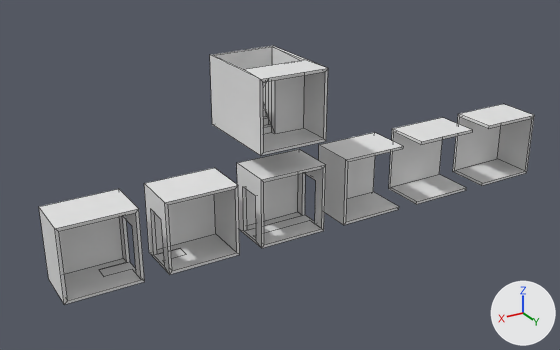
The FBX model Assets/Meshes/Rooms.fbx: old version first, new version second.
The view is the same before and after, from a 50 mm camera at (15.02, 24.95, 18.99) aimed at (-0.63, -1.13, 5.95). Every picture has the same lights, and +X, +Y and +Z are marked at lower right. Mesh edges are drawn as thin lines. Where no turn or scale is listed for an object, it has been applied to the vertices.

In view in the first picture: 'CenterDoorRoom', 'CenterRoom', 'CornerDoorRoomLeft', 'CornerDoorRoomRight', 'CornerRoomLeft', 'CornerRoomRight', 'StairsRoomBottom'.
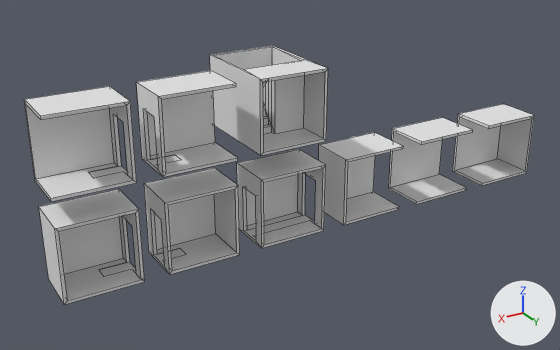
Commit message: new room meshes

The change, as JSON lines over the scene's bpy script:
```json
{"op": "add", "block": "me_doorroomleft_001", "code": ["me_doorroomleft_001 = bpy.data.meshes.new('DoorRoomLeft.001')", "me_doorroomleft_001.from_pydata(...)  # 28 vertices, 20 faces; spans x -1.5..1.5, y -1.0..1.0, z 0.0..3.0", "me_doorroomleft_001.materials.append(mat_default)  # white #e7e7e7"]}
{"op": "add", "block": "me_doorroomright_001", "code": ["me_doorroomright_001 = bpy.data.meshes.new('DoorRoomRight.001')", "me_doorroomright_001.from_pydata(...)  # 28 vertices, 20 faces; spans x -1.5..1.5, y -1.0..1.0, z 0.0..3.0", "me_doorroomright_001.materials.append(mat_default)  # white #e7e7e7"]}
{"op": "add", "block": "ob_doorroomleft", "code": ["ob_doorroomleft = bpy.data.objects.new('DoorRoomLeft', me_doorroomleft_001)", "ob_doorroomleft.location = (4.0, 0.0, 8.0)"]}
{"op": "add", "block": "ob_doorroomright", "code": ["ob_doorroomright = bpy.data.objects.new('DoorRoomRight', me_doorroomright_001)", "ob_doorroomright.location = (8.0, 0.0, 8.0)"]}
```

Where the change shows, as pixel boxes [x1, y1, x2, y2] in the pictures (560 x 350 px):
```json
{"object": "DoorRoomRight", "change": "added", "after": [24, 86, 137, 202]}
{"object": "DoorRoomLeft", "change": "added", "after": [136, 71, 238, 177]}
```
